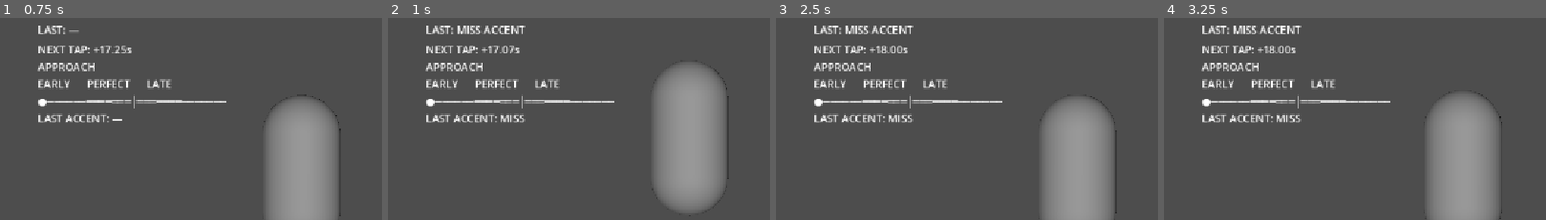
Above: before the commit, frames 1-4 (left to right).
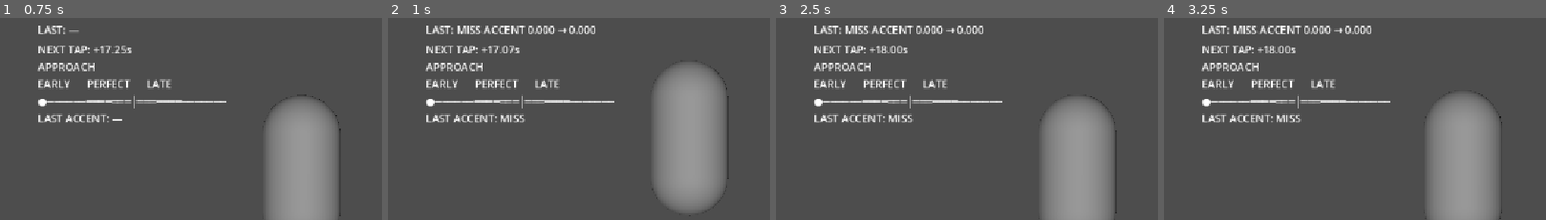
Above: after the commit, the same moments.

Repository: cemtheman/pasderun
Game: Godot game, scene res://scenes/gameplay/generated/graceful_opening_00_30_runtime.tscn
Two runs of this game, one before a commit and one after it. Both use one fixed random seed, a clock stepped at 60 frames per second and the inputs below. This scene is started directly instead of the project's main scene. Sound files missing from this copy of the repository are replaced by a short silence.
Inputs (mouse positions are % of the whole screen's width and height, from its top left):
- Up to frame 1 (0.75 s): move the mouse to (72, 42) at 0.52 s; click (72, 42) at 0.67 s
- Up to frame 2 (1 s): tap Space (jump) at 0.77 s
- Up to frame 3 (2.5 s): drag from (30, 52) to (45, 68) at 1.27 s; move the mouse to (60, 24) at 2.02 s; click (60, 24) at 2.17 s
- Up to frame 4 (3.25 s): tap Enter at 2.75 s; drag from (45, 68) to (20, 31) at 2.77 s
The pictures show only the part of the screen within x 0-50%, y 22-72%; the shares and areas given below are measured in that part.

Frame 1 is identical in both runs. In frame 2, 0.4% of the frame differs, in the area x 36-55%, y 3-9%; in frame 3, 0.4%; in frame 4, 0.4%.

Commit message:
fix: preserve miss flow reduction frame

Diff:
--- a/scenes/gameplay/flow_tracker.gd
+++ b/scenes/gameplay/flow_tracker.gd
@@ -48,6 +48,9 @@
 var _balance_hold_seconds := 0.0
 var _jump_events: Array[Dictionary] = []
 var _fork_events: Array[Dictionary] = []
+var _miss_visible_through_process_frame := -1
+var last_miss_before := 0.0
+var last_miss_after := 0.0
 
 
 func _ready() -> void:
@@ -79,6 +82,11 @@
 		_reset_flow("SERIOUS INTERRUPTION: FALL")
 	_fall_was_active = has_fallen
 	if has_fallen:
+		return
+	# accent_evaluated is emitted synchronously from input handling. Without
+	# this one-frame presentation guard, a landing/route outcome later in the
+	# same rendered frame can replace the MISS value before the HUD is drawn.
+	if Engine.get_process_frames() <= _miss_visible_through_process_frame:
 		return
 
 	_track_balance(delta, playback_time)
@@ -220,8 +228,12 @@
 func _on_accent_evaluated(classification: StringName, delta: float, _marker_time: float) -> void:
 	if classification == &"MISS":
 		var previous := flow_value
-		_set_flow(flow_value * MISS_RETAINED_FRACTION, "MISS ACCENT")
-		flow_changed.emit(flow_value, flow_value - previous, "MISS ACCENT")
+		last_miss_before = previous
+		last_miss_after = clampf(previous * MISS_RETAINED_FRACTION, 0.0, 1.0)
+		_miss_visible_through_process_frame = Engine.get_process_frames() + 1
+		var reason := "MISS ACCENT %.3f → %.3f" % [last_miss_before, last_miss_after]
+		_set_flow(last_miss_after, reason)
+		flow_changed.emit(flow_value, flow_value - previous, reason)
 		return
 	if not CONTRIBUTIONS.has(classification):
 		return
@@ -265,6 +277,9 @@
 	_last_success_time = -INF
 	_balance_was_active = false
 	_balance_hold_seconds = 0.0
+	_miss_visible_through_process_frame = -1
+	last_miss_before = 0.0
+	last_miss_after = 0.0
 	_set_flow(0.0, reason)
 
 
Not shown, changed: tools/music_analyzer/test_flow_tracker.py
Not shown, changed: tools/music_analyzer/test_tap_timing_debug.py
